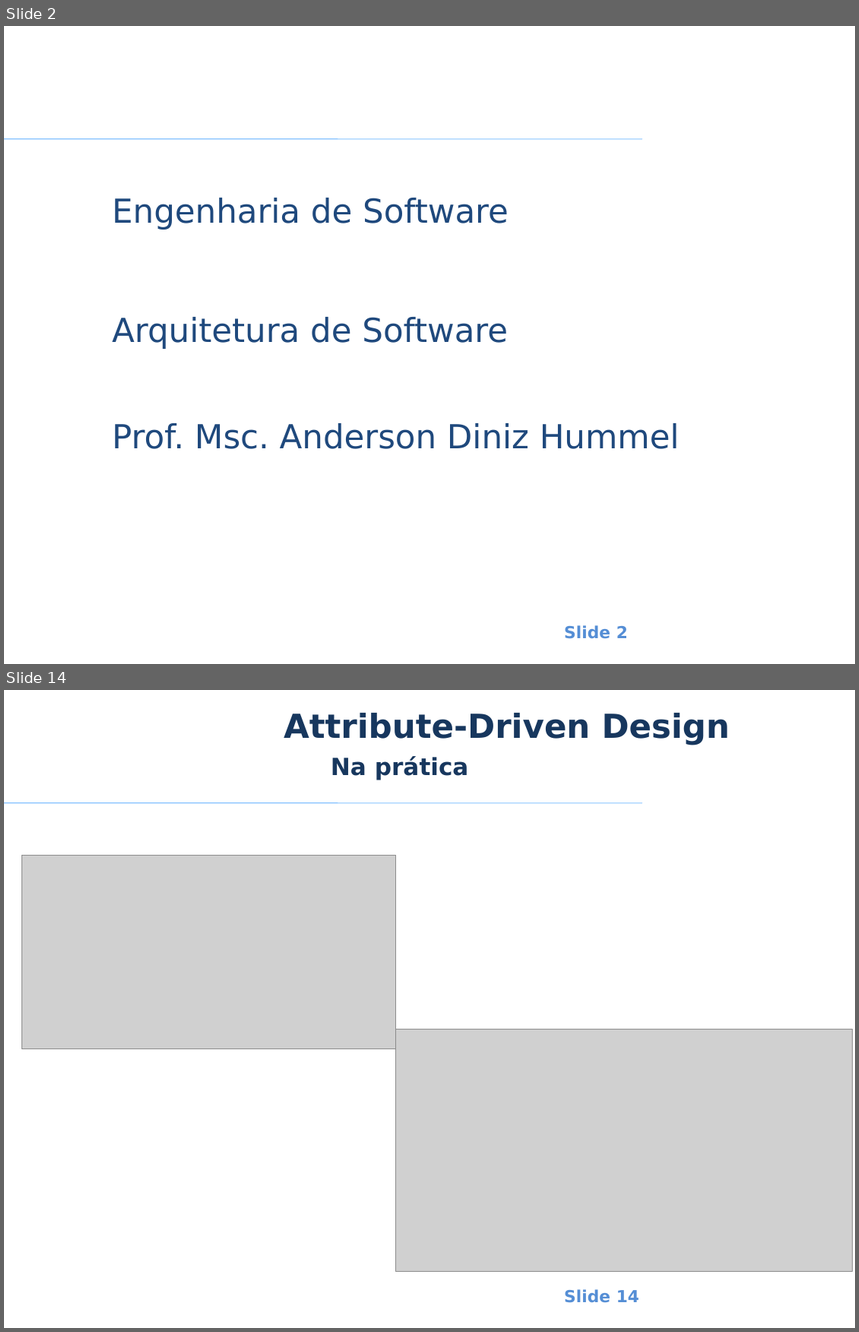
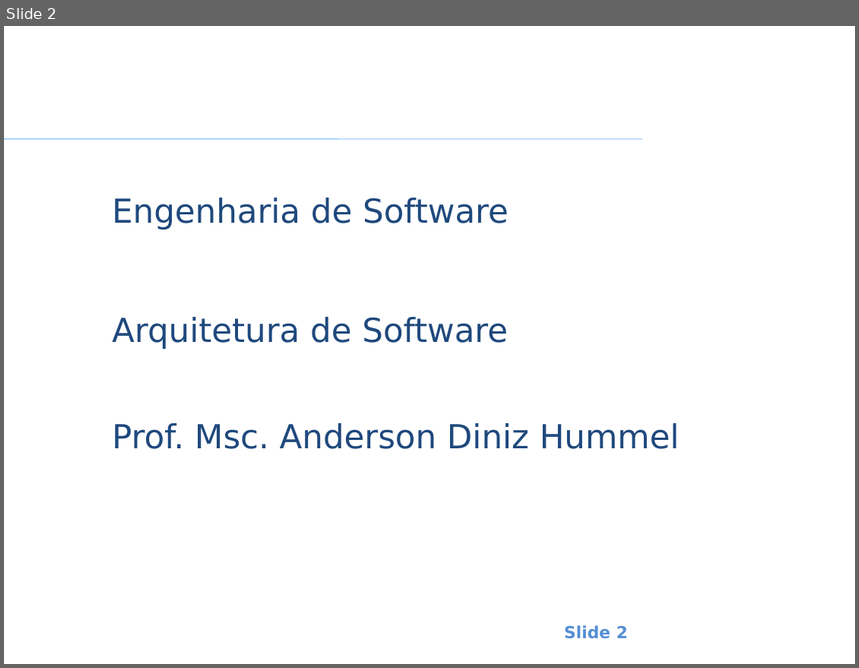
Before and after one commit to smrpuc/pos-fit-es10, a slide deck: Material Aulas/Arquitetura de Software/Aulas/ES - AS - Anderson Hummel - Aula 3 - 1 - Desenhando a Arquitetura - Attribute-Driven Design.pptx. Shown one above the other, each under a label of ours: slides 2 and 14 before the commit, slide 2 after it; the slides between them are not shown. The pictures are 859x1332 and 859x668 pixels, drawn with LibreOffice and Linux fonts; fonts in the diff are those of the drawing; grey boxes stand for pictures; background and template pictures are left out. Boxes give left, top, right and bottom in pixels: in the first picture for what was removed or moved away, otherwise in the second. Text is boxed around its words. In the diff, an @@ line names an element or a change of style, - is before the commit and + after.

```diff
--- a/Material Aulas/Arquitetura de Software/Aulas/ES - AS - Anderson Hummel - Aula 3 - 1 - Desenhando a Arquitetura - Attribute-Driven Design.pptx
+++ b/Material Aulas/Arquitetura de Software/Aulas/ES - AS - Anderson Hummel - Aula 3 - 1 - Desenhando a Arquitetura - Attribute-Driven Design.pptx
@@ slide 14 removed at (4, 690, 855, 1328), background #FFFFFF; not listed: 2 template elements that a slide beside it also shows @@
@@ title removed at (284, 713, 731, 745) @@
-Attribute-Driven Design
@@ text removed at (331, 756, 469, 780) @@
-Na prática
@@ picture removed at (22, 855, 396, 1049) @@
@@ picture removed at (396, 1030, 853, 1272) @@
```
Also in this commit, not shown: 6 slides changed, 5 slides added, 19 other slides removed, 1 other file.
